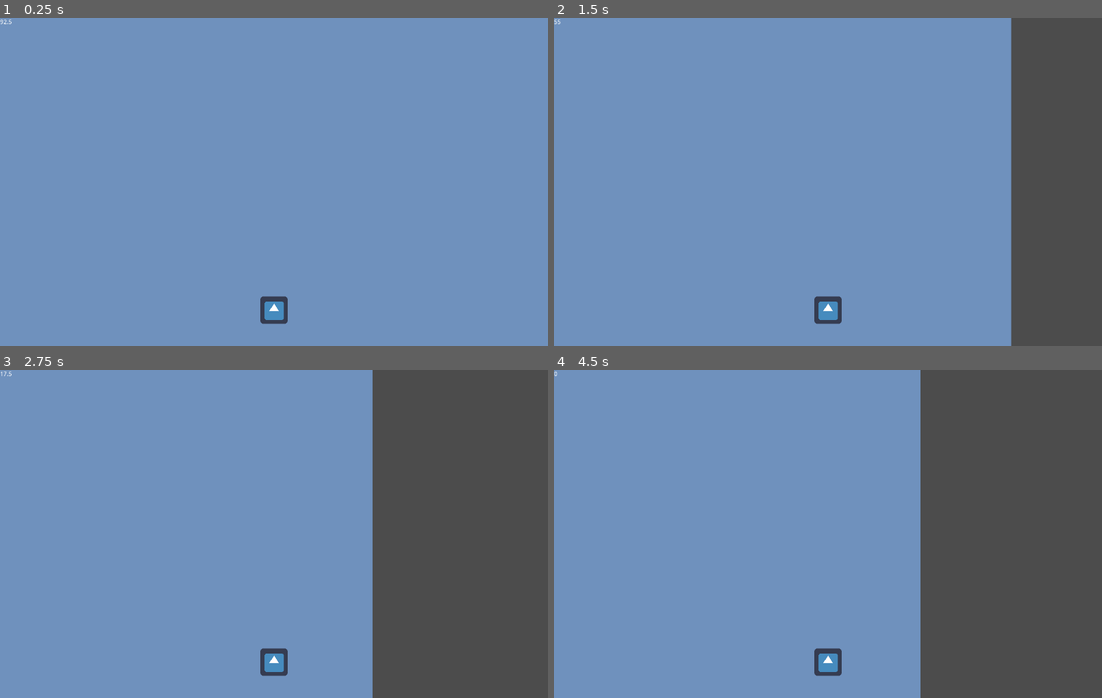
Above: before the commit, frames 1-4 (two rows, left to right).
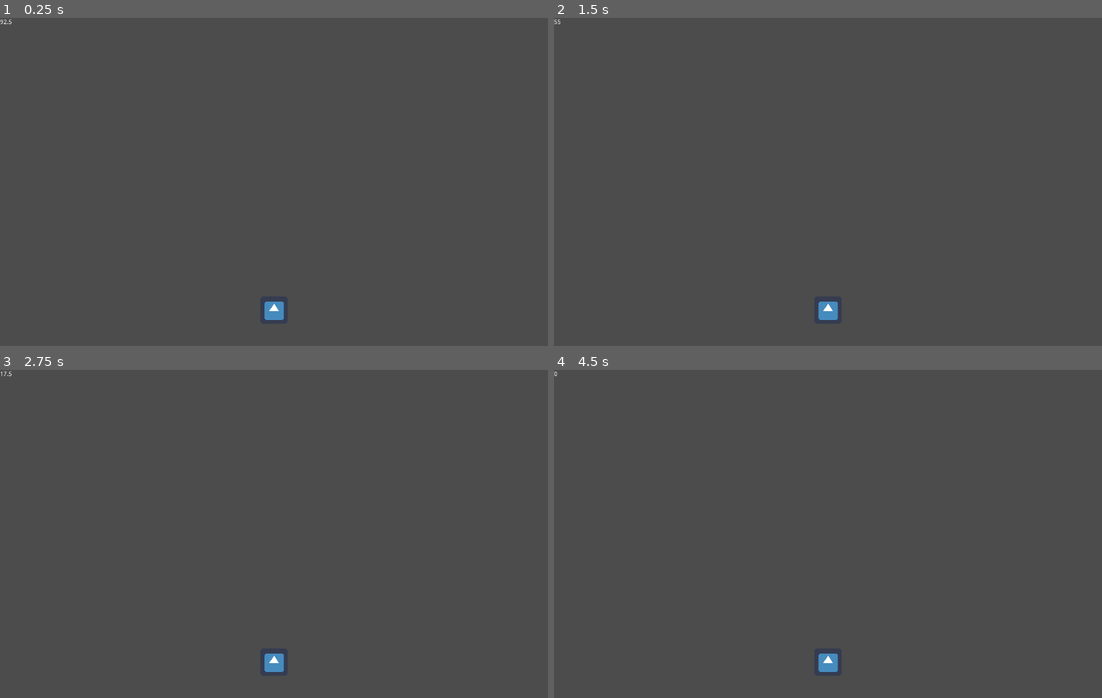
Above: after the commit, the same moments.

Repository: CyanideGourmet/River-Raid-Remake
Game: Godot game, scene res://scenes/Main.tscn
Same seed, same stepped clock (60 frames per second), same inputs: the game is played once before the commit and once after it. The project has no main scene, so this scene is started directly. The engine's default icon, where the game draws it, is replaced by a stand-in: a white triangle on a blue panel in a dark square.
Inputs:
- Up to frame 1 (0.25 s): no input
- Up to frame 2 (1.5 s): hold Right (ui_right) 0.53-1.28 s; tap Space (ui_select) at 0.77 s; hold Down (ui_down) from 1.28 s (still down)
- Up to frame 3 (2.75 s): tap Space (ui_select) at 1.52 s; release Down (ui_down) at 2.03 s; hold Right (ui_right) from 2.03 s (still down)
- Up to frame 4 (4.5 s): release Right (ui_right) at 2.78 s; hold Up (ui_up) 2.78-3.53 s; tap Space (ui_select) at 3.02, 3.77 s; hold Left (ui_left) from 3.53 s (still down); tap Enter at 4.25 s

The runs differ from the first frame. In frame 1, 100% of the frame differs, in the area x 0-100%, y 0-100%; in frame 2, 83%; in frame 3, 68%; in frame 4, 66%.

Commit message:
First steps into creating map sectors
Importowanie assetów testowych i tworzenie podstawowych kształtów

Diff:
--- a/scenes/MapSlice.tscn
+++ b/scenes/MapSlice.tscn
@@ -6,12 +6,12 @@
 extents = Vector2( 640, 3456 )
 
 [node name="MapSlice" type="Area2D"]
-__meta__ = {
-"_edit_group_": true
-}
+visible = false
 
 [node name="blue" type="Sprite" parent="."]
+visible = false
 texture = ExtResource( 1 )
 
 [node name="CollisionShape2D" type="CollisionShape2D" parent="."]
+visible = false
 shape = SubResource( 1 )
--- /dev/null
+++ b/scenes/Sector.tscn
@@ -0,0 +1,18 @@
+[gd_scene load_steps=3 format=2]
+
+[ext_resource path="res://assets/testMap_1.png" type="Texture" id=1]
+
+[sub_resource type="ConcavePolygonShape2D" id=1]
+segments = PoolVector2Array( 255, 382, 245, 357, 0, 0, 0, 0, 0, 0, 0, 0, 0, 0, 0, 0, 0, 0, 0, 0 )
+
+[node name="Sector" type="StaticBody2D"]
+__meta__ = {
+"_edit_horizontal_guides_": [ 308.257 ],
+"_edit_vertical_guides_": [ 331.226 ]
+}
+
+[node name="Sprite" type="Sprite" parent="."]
+texture = ExtResource( 1 )
+
+[node name="CollisionShape2D" type="CollisionShape2D" parent="."]
+shape = SubResource( 1 )
Binary file added: assets/testMap_1.png
Not shown, added: assets/testMap_1.png.import
